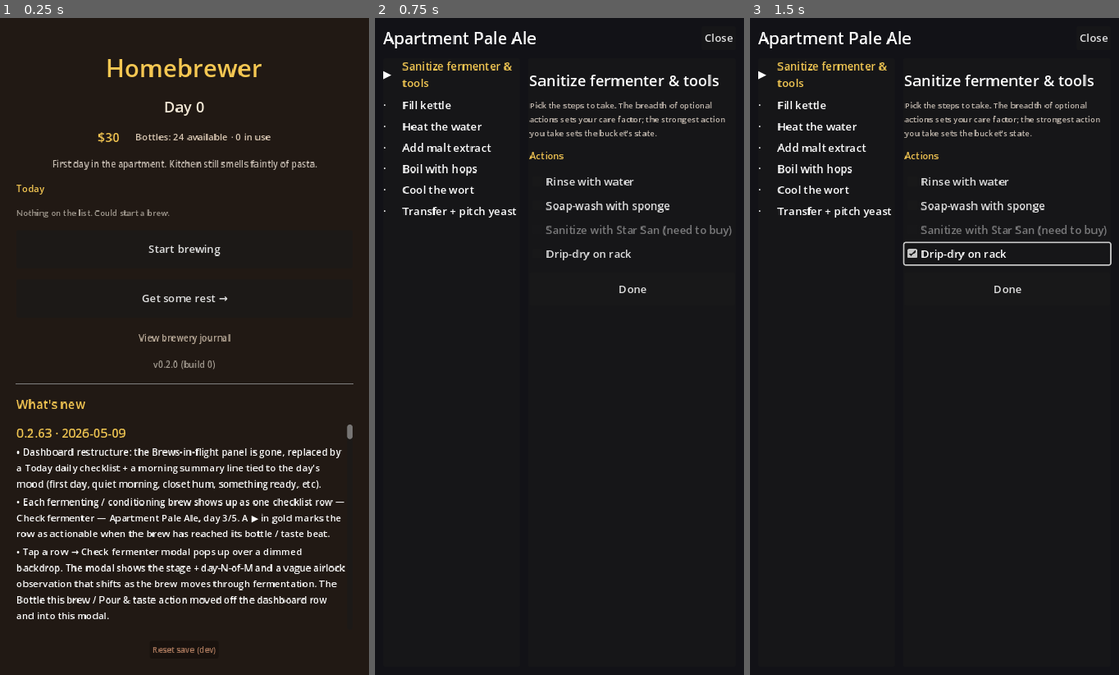
Above: before the commit, frames 1-3 (left to right).
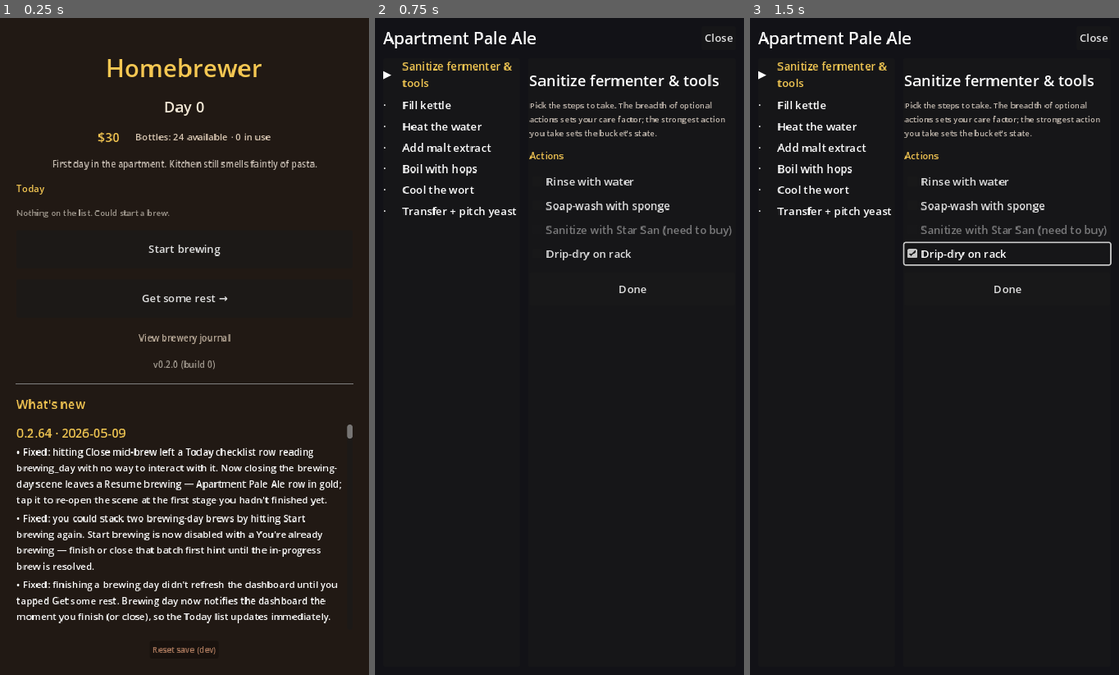
Above: after the commit, the same moments.

Repository: Shadaeiou/homebrewer
Game: Godot game, scene res://scenes/main.tscn
Two runs of this game, one before a commit and one after it. Both use one fixed random seed, a clock stepped at 60 frames per second and the inputs below.
Inputs:
- Up to frame 1 (0.25 s): no input
- Up to frame 2 (0.75 s): click "Start brewing" at 0.5 s
- Up to frame 3 (1.5 s): click "Start brewing" at 1.25 s

The runs differ from the first frame. In frame 1, 6.6% of the frame differs, in the area x 4-96%, y 62-93%; in frame 2, nothing differs; in frame 3, nothing differs.

Commit message:
Fix mid-brew Close stranding + Start-brewing stacking + dashboard refresh lag
Three real playtest bugs from the same root: brewing_day didn't fire
notify_state_loaded, and there was no resume affordance for an
interrupted brew.

scripts/brewing_day.gd
  + _resume_stage_index(): walks _stages, returns the index of the
    first stage without an outcome recorded on the brew. Used in
    _ready when re-mounting an existing brew so the player picks up
    where Close dropped them, not at sanitize.
  _complete_brew + _on_close_pressed now both call
  GameState.notify_state_loaded() + SaveService.flush_now() before
  clear_active_scene. Without that, the dashboard's _render_state
  hook (state_loaded signal) didn't fire on return, so the row only
  refreshed when the next day_advanced ticked through.

systems/game_state.gd
  start_brewing_issues now blocks when any in-flight brew is in
  STAGE_BREWING_DAY. You only have one stove + kettle; stacking two
  brewing-day brews makes no sense per 4.1's single-active-scene
  semantics. Returns "You're already brewing — finish or close that
  batch first" as the issue line.

scripts/dashboard.gd
  Checklist row for a BREWING_DAY brew now reads "Resume brewing —
  <name>" in gold with a ▶ marker; tap routes to mount_active_scene
  with the brew_id rather than push_modal. The 3.7 "no pre-disclosure"
  rule applies to the world's state (fermentation, anomalies); an
  interrupted brewing day is the player's own state, so showing the
  ▶ + gold cue is appropriate here.

tests/sim/test_game_state_helpers.gd
  + test_start_brewing_issues_blocks_when_already_brewing — pins the
    new "already brewing" issue when a STAGE_BREWING_DAY brew exists.

tests/scene/test_brewing_day_scaffold.gd
  + test_resumes_at_first_stage_without_outcome — sets up a brew with
    sanitize + fill_kettle outcomes recorded, mounts brewing_day, asserts
    _current_stage_index lands at 2 (heat).

tools/screenshot_harness.gd
  + main_resume_brewing.png — dashboard with the gold "▶ Resume brewing
    — Apartment Pale Ale" checklist row + Start brewing greyed with the
    "already brewing" hint.

119/119 tests, 353 asserts. changelog 0.2.64.

Followups acknowledged:
- Real "abandon brew" affordance (currently the only way to drop a
  stranded brew is the dev Reset save button). Defer until commitments
  + economy land — abandoning has cost in the design (wasted ingredients,
  consumed equipment time).

Diff:
--- a/godot/data/changelog.json
+++ b/godot/data/changelog.json
@@ -1,4 +1,13 @@
 [
+  {
+    "version": "0.2.64",
+    "date": "2026-05-09",
+    "bullets": [
+      "Fixed: hitting Close mid-brew left a Today checklist row reading brewing_day with no way to interact with it. Now closing the brewing-day scene leaves a Resume brewing — Apartment Pale Ale row in gold; tap it to re-open the scene at the first stage you hadn't finished yet.",
+      "Fixed: you could stack two brewing-day brews by hitting Start brewing again. Start brewing is now disabled with a You're already brewing — finish or close that batch first hint until the in-progress brew is resolved.",
+      "Fixed: finishing a brewing day didn't refresh the dashboard until you tapped Get some rest. Brewing day now notifies the dashboard the moment you finish (or close), so the Today list updates immediately."
+    ]
+  },
   {
     "version": "0.2.63",
     "date": "2026-05-09",
--- a/godot/scripts/brewing_day.gd
+++ b/godot/scripts/brewing_day.gd
@@ -77,9 +77,28 @@
 	_resolve_brew_or_demo()
 	_recipe_title.text = _recipe.display_name if _recipe else "—"
 	_stages = _stages_for_method(_recipe.method if _recipe else "EXTRACT")
-	_current_stage_index = clampi(initial_stage_index, 0, _stages.size() - 1)
+	# Resume support: if the brew already has outcomes recorded for the
+	# first N stages (player closed the scene mid-flow), pick up where
+	# they left off. Demo-mode (no brew_id) uses initial_stage_index.
+	if not _brew.is_empty():
+		_current_stage_index = _resume_stage_index()
+	else:
+		_current_stage_index = clampi(initial_stage_index, 0, _stages.size() - 1)
 	_render_stage_list()
 	_mount_current_stage()
+
+func _resume_stage_index() -> int:
+	## Walks the stage list and returns the index of the first stage
+	## without a recorded outcome on the brew. Tapping Close partway
+	## through a brew leaves the brew with outcomes for the completed
+	## stages but no record for the interrupted one; resuming should
+	## remount that stage.
+	var outcomes: Dictionary = _brew.get("outcomes", {})
+	for i in range(_stages.size()):
+		var stage_id := String(_stages[i]["id"])
+		if not outcomes.has(stage_id):
+			return i
+	return _stages.size()
 
 func _resolve_brew_or_demo() -> void:
 	if brew_id != "":
@@ -165,6 +184,11 @@
 		var on_day: int = TimeService.day_clock
 		_brew = BrewState.advance_stage(_brew, BrewState.STAGE_FERMENTING, on_day)
 		_replace_brew_in_flight(_brew)
+	# Tell the dashboard to re-render so the row swaps from "Resume
+	# brewing" to "Check fermenter" the moment the player lands back
+	# on the home screen — without waiting for the next rest tap.
+	GameState.notify_state_loaded()
+	SaveService.flush_now()
 	brew_completed.emit(brew_id)
 	# Hand control back to the dashboard. Main.clear_active_scene also
 	# stops the scene clock per 4.1.
@@ -181,9 +205,13 @@
 
 func _on_close_pressed() -> void:
 	# User-initiated bail-out. Brew stays at its current stage in
-	# brews_in_flight; player can resume by tapping the brew on the
-	# dashboard later (button wiring lands when step 6 + the resume
-	# affordance are added).
+	# brews_in_flight with all outcomes recorded so far; tapping
+	# "Resume brewing — <name>" on the dashboard checklist re-mounts
+	# this scene and picks up at the first stage without an outcome.
+	# Notify state_loaded so the dashboard's checklist row swaps from
+	# "Start brewing" hint to a Resume row immediately.
+	GameState.notify_state_loaded()
+	SaveService.flush_now()
 	var main := get_tree().root.get_node_or_null("Main")
 	if main and main.has_method("clear_active_scene"):
 		main.clear_active_scene()
--- a/godot/scripts/dashboard.gd
+++ b/godot/scripts/dashboard.gd
@@ -185,26 +185,44 @@
 	row.custom_minimum_size = Vector2(0, 44)
 
 	var label_text: String
+	var on_press: Callable
 	match stage:
+		BrewState.STAGE_BREWING_DAY:
+			# Player closed the brewing-day scene mid-flow. Tapping the
+			# row re-mounts brewing_day with this brew_id; brewing_day's
+			# _resume_stage_index walks the recorded outcomes and starts
+			# at the first stage without one.
+			label_text = "Resume brewing — %s" % name
+			on_press = func(): _on_resume_brewing(brew_id)
 		BrewState.STAGE_FERMENTING:
 			var ferm: int = int(snapshot.get("fermentation_days", 5))
 			label_text = "Check fermenter — %s, day %d/%d" % [name, elapsed, ferm]
+			on_press = func(): _on_check_brew(brew_id)
 		BrewState.STAGE_BOTTLED_CONDITIONING:
 			var cond: int = int(snapshot.get("condition_days", 14))
 			label_text = "Check conditioning — %s, day %d/%d" % [name, elapsed, cond]
+			on_press = func(): _on_check_brew(brew_id)
 		_:
 			label_text = "%s · %s" % [name, stage]
+			on_press = func(): _on_check_brew(brew_id)
 	row.text = label_text
 	row.add_theme_font_size_override("font_size", 13)
 
-	# Visual cue when ready without saying so explicitly per 3.7. A small
-	# ▶ marker on actionable rows; in-progress rows just sit there.
-	if _is_actionable(stage, elapsed, snapshot):
+	# Visual cue when ready (or always for resumable brewing-day brews —
+	# the player needs a path forward). 3.7's "no pre-disclosure" rule
+	# applies to fermenting / conditioning state; an interrupted brewing
+	# day is the player's own state, not the world's.
+	if stage == BrewState.STAGE_BREWING_DAY or _is_actionable(stage, elapsed, snapshot):
 		row.add_theme_color_override("font_color", Color(0.96, 0.78, 0.32))
 		row.text = "▶  %s" % row.text
 
-	row.pressed.connect(func(): _on_check_brew(brew_id))
+	row.pressed.connect(on_press)
 	return row
+
+func _on_resume_brewing(brew_id: String) -> void:
+	var main := get_tree().root.get_node_or_null("Main")
+	if main and main.has_method("mount_active_scene"):
+		main.mount_active_scene(BREWING_DAY_SCENE, func(inst): inst.brew_id = brew_id)
 
 func _is_actionable(stage: String, elapsed: int, snapshot: Dictionary) -> bool:
 	if stage == BrewState.STAGE_FERMENTING:
--- a/godot/systems/game_state.gd
+++ b/godot/systems/game_state.gd
@@ -221,6 +221,14 @@
 	if not known.has(recipe_id):
 		issues.append("Recipe not unlocked")
 		return issues
+	# Already mid-brew? You only have one stove + kettle — finish or
+	# abandon that batch before starting another. Per 4.1 brewing day
+	# is a single continuous active scene; stacking two BREWING_DAY
+	# brews makes no sense.
+	for b in data.get("brews_in_flight", []):
+		if String(b.get("stage", "")) == BrewState.STAGE_BREWING_DAY:
+			issues.append("You're already brewing — finish or close that batch first")
+			return issues
 	if free_fermenter_count() <= 0:
 		issues.append("No fermenter available — bottle a brew first")
 	# v1 ingredient check: any ingredient row missing from inventory.ingredients
--- a/godot/tests/scene/test_brewing_day_scaffold.gd
+++ b/godot/tests/scene/test_brewing_day_scaffold.gd
@@ -76,6 +76,24 @@
 	var brews: Array = GameState.data["brews_in_flight"]
 	assert_eq(String(brews[0]["stage"]), BrewState.STAGE_FERMENTING)
 
+func test_resumes_at_first_stage_without_outcome() -> void:
+	# Player completed sanitize + fill_kettle, then hit Close. Re-mounting
+	# the scene with the same brew_id should pick up at "heat" (the third
+	# stage, index 2 in EXTRACT_STAGES).
+	GameState.reset_to_new_career()
+	var brew := BrewState.make_new("brew_resume_1", "apartment_pale_ale", {}, 0, 1)
+	brew["outcomes"] = {
+		"sanitize":    {"actual": {}, "care_factor": 1.0, "risk_deltas": {},
+			"xp_gained": {}, "journal_notes": [], "skill_snapshot": {}},
+		"fill_kettle": {"actual": {}, "care_factor": 1.0, "risk_deltas": {},
+			"xp_gained": {}, "journal_notes": [], "skill_snapshot": {}},
+	}
+	GameState.data["brews_in_flight"].append(brew)
+	var s := _mount_with_brew("brew_resume_1")
+	await wait_frames(1)
+	# heat is index 2 (sanitize=0, fill_kettle=1, heat=2).
+	assert_eq(s._current_stage_index, 2)
+
 func test_demo_mode_renders_when_no_brew_id_passed() -> void:
 	# Harness mounts the scene without a brew_id; it should fall back to
 	# APA so the screenshot has something to show.
--- a/godot/tests/sim/test_game_state_helpers.gd
+++ b/godot/tests/sim/test_game_state_helpers.gd
@@ -41,6 +41,17 @@
 	var issues: Array = GameState.start_brewing_issues("imperial_stout_does_not_exist")
 	assert_true(issues.size() >= 1)
 	assert_string_contains(String(issues[0]), "not unlocked")
+
+func test_start_brewing_issues_blocks_when_already_brewing() -> void:
+	# Mid-brew lockout — you've got one stove and one kettle, so a brew
+	# in BREWING_DAY blocks Start brewing until you finish (or Close).
+	var b := BrewState.make_new("b1", "apartment_pale_ale", {}, 0, 1)
+	# stage defaults to STAGE_BREWING_DAY in make_new.
+	GameState.data["brews_in_flight"].append(b)
+	var issues: Array = GameState.start_brewing_issues("apartment_pale_ale")
+	assert_true(issues.size() >= 1)
+	var joined := " ".join(issues.map(func(s): return String(s)))
+	assert_string_contains(joined, "already brewing")
 
 func test_start_brewing_issues_no_fermenter() -> void:
 	# Park a fermenting brew in the bucket so no fermenter is free.
--- a/godot/tools/screenshot_harness.gd
+++ b/godot/tools/screenshot_harness.gd
@@ -15,6 +15,8 @@
 	{"name": "main", "path": "res://scenes/main.tscn", "frames": 5},
 	{"name": "main_with_brew", "path": "res://scenes/main.tscn", "frames": 5,
 		"synthetic_brew": {"stage": "fermenting", "days_elapsed_in_stage": 3}},
+	{"name": "main_resume_brewing", "path": "res://scenes/main.tscn", "frames": 5,
+		"synthetic_brew": {"stage": "brewing_day", "days_elapsed_in_stage": 0}},
 	{"name": "main_ready_to_bottle", "path": "res://scenes/main.tscn", "frames": 5,
 		"synthetic_brew": {"stage": "fermenting", "days_elapsed_in_stage": 5}},
 	{"name": "main_ready_to_taste", "path": "res://scenes/main.tscn", "frames": 5,
